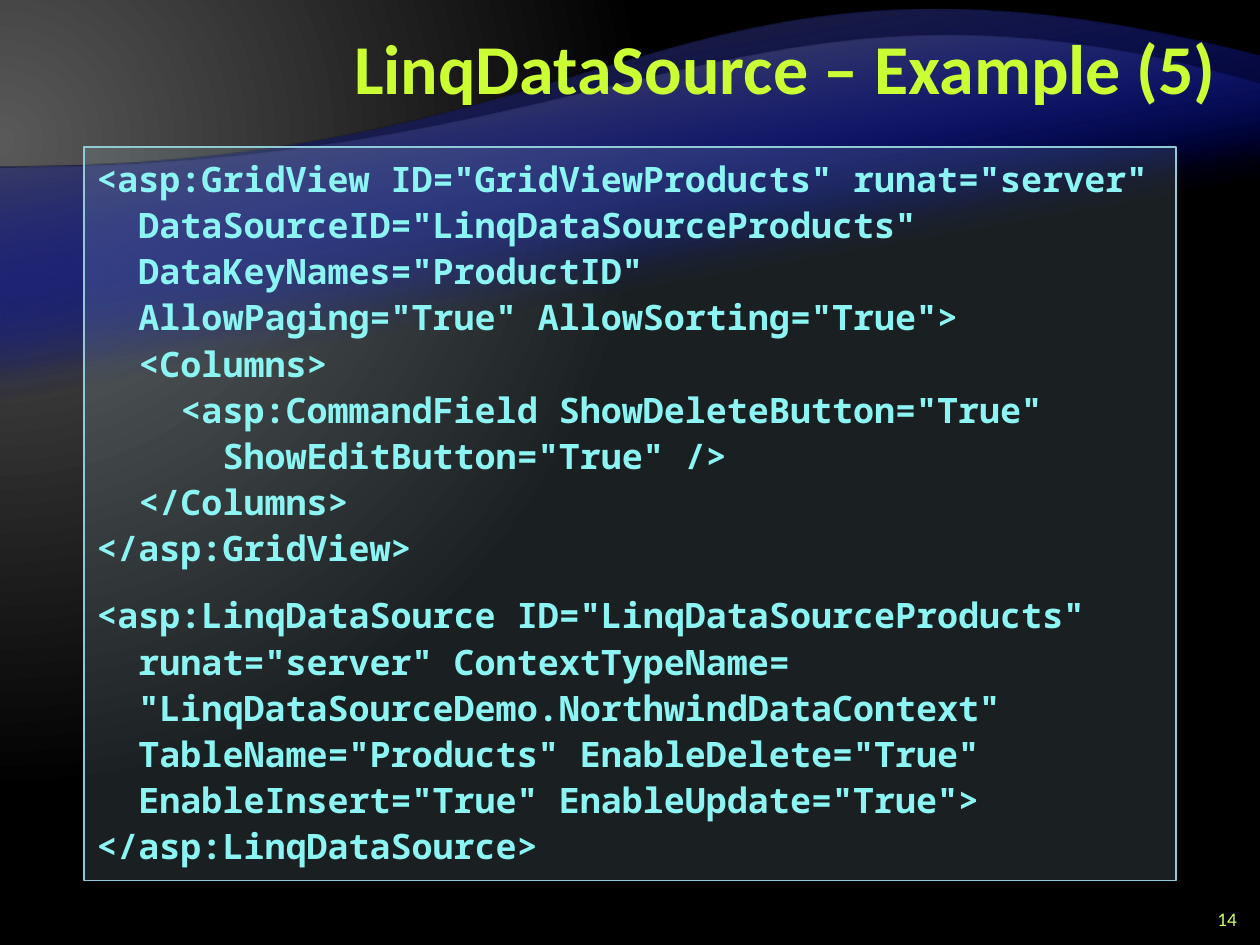
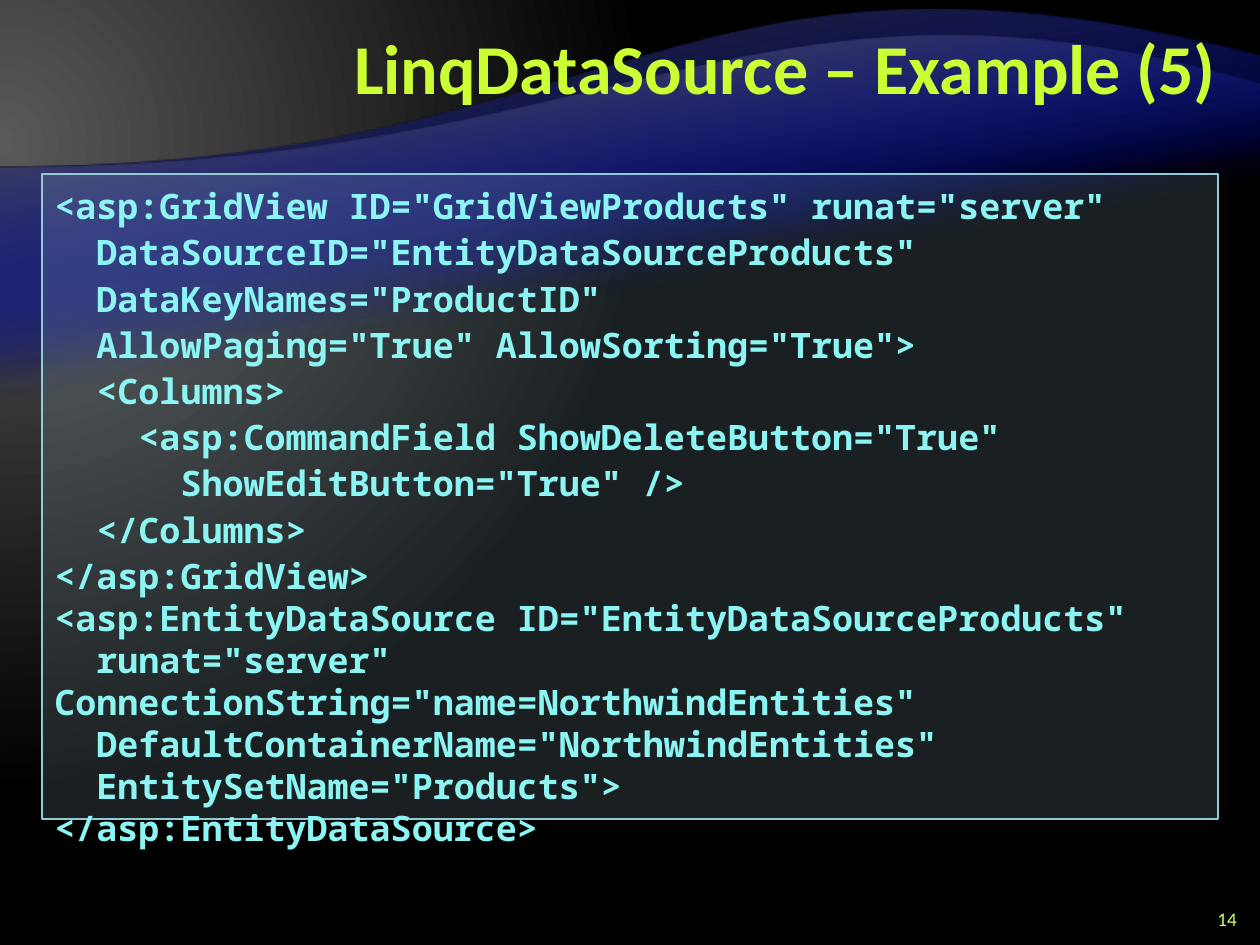
Before and after one commit to Graveheart/aspnetcourse, a slide deck: slide 14 of 2010/lectures/10. ASP.NET-and-Databases.pptx. Drawn at 1260x945 pixels with LibreOffice and Linux fonts; fonts in the diff are those of the drawing; background and template pictures are left out. Boxes give left, top, right and bottom in pixels: in the first picture for what was removed or moved away, otherwise in the second. Text is boxed around its words. In the diff, an @@ line names an element or a change of style, - is before the commit and + after.

Commit message:
changed from Linq-To-SQL to Entities-To-SQL

```diff
--- a/2010/lectures/10. ASP.NET-and-Databases.pptx
+++ b/2010/lectures/10. ASP.NET-and-Databases.pptx
@@ rectangle "<asp:GridView ID="GridViewProducts" runat="server"": place and size @@
-rectangle "<asp:GridView ID="GridViewProducts" runat="server"" at (84,147,1177,881)
+rectangle "<asp:GridView ID="GridViewProducts" runat="server"" at (42,174,1217,819)
@@ text in rectangle at (96,232,916,275): text changed @@
-DataSourceID="LinqDataSourceProducts"
+DataSourceID="EntityDataSourceProducts"
@@ text in rectangle at (54,604,1127,808): text changed @@
-<asp:LinqDataSource ID="LinqDataSourceProducts"
-runat="server" ContextTypeName=
-"LinqDataSourceDemo.NorthwindDataContext"
-TableName="Products" EnableDelete="True"
-EnableInsert="True" EnableUpdate="True">
-</asp:LinqDataSource>
+<asp:EntityDataSource ID="EntityDataSourceProducts"
+runat="server" ConnectionString="name=NorthwindEntities"
+DefaultContainerName="NorthwindEntities"
+EntitySetName="Products">
+</asp:EntityDataSource>
```
Also in this commit, not shown: 11 other slides changed.
